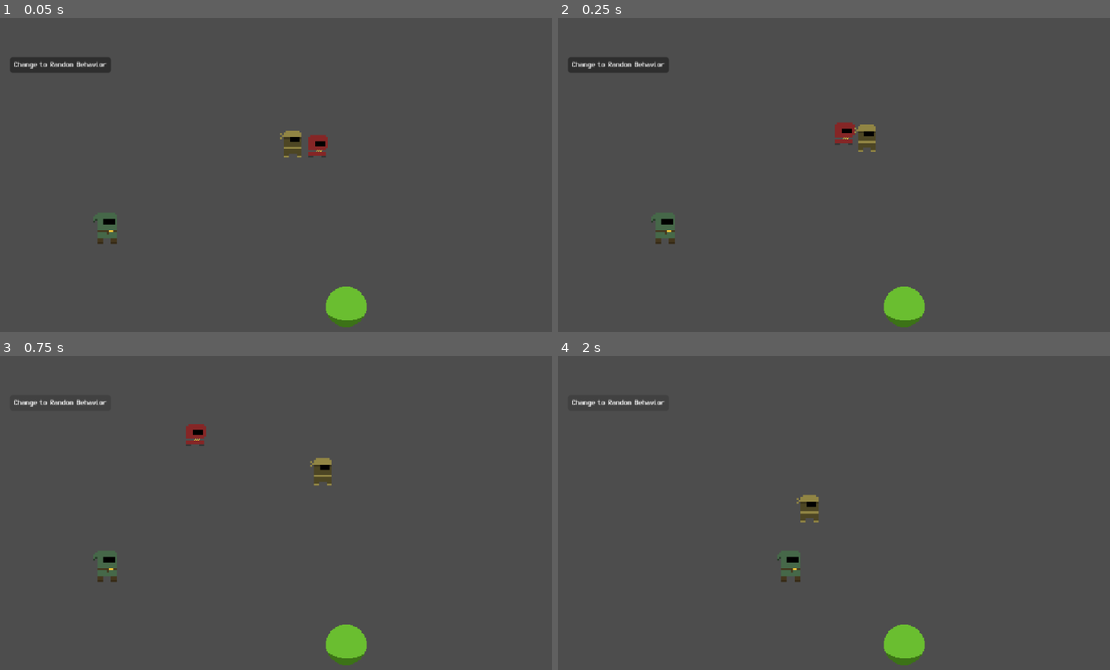
Above: before the commit, frames 1-4 (two rows, left to right).
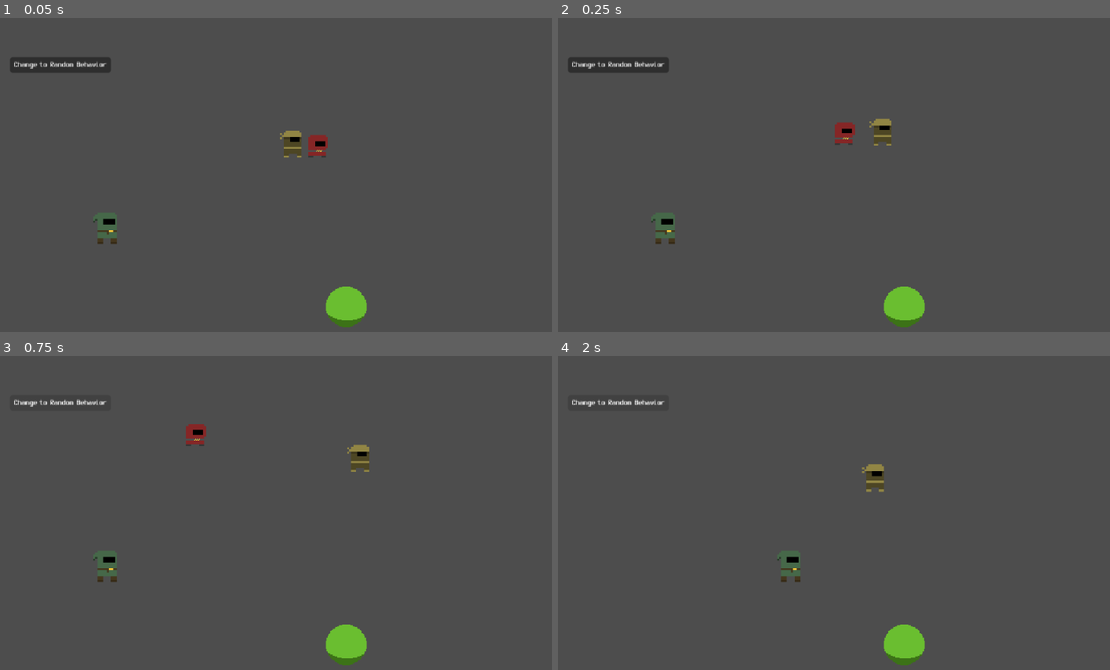
Above: after the commit, the same moments.

Repository: refrka/123Rpg
Game: Godot game, scene res://game_root.tscn
Same seed, same stepped clock (60 frames per second), same inputs: the game is played once before the commit and once after it.
Inputs:
- Up to frame 1 (0.05 s): no input
- Up to frame 2 (0.25 s): no input
- Up to frame 3 (0.75 s): click "Change to Random Behavior" at 0.5 s
- Up to frame 4 (2 s): hold D (move_right) from 1.28 s (still down); hold E (interact) from 1.28 s (still down)

Frame 1 is identical in both runs. In frame 2, 0.5% of the frame differs, in the area x 53-61%, y 32-43%; in frame 3, 0.5%; in frame 4, 0.6%, in the area x 43-60%, y 34-54%.

Commit message:
Interaction cycle, force interaction

Diff:
--- a/autoloads/Game.gd
+++ b/autoloads/Game.gd
@@ -48,3 +48,15 @@
 func is_paused() -> bool:
 
 	return get_tree().paused
+
+
+
+
+
+
+
+
+
+func get_player() -> Player:
+
+	return get_tree().get_first_node_in_group("player")
--- a/entity/character_node.tscn
+++ b/entity/character_node.tscn
@@ -4,12 +4,12 @@
 [ext_resource type="PackedScene" uid="uid://nwjblhn74vti" path="res://system/sensor/hitbox.tscn" id="2_0rdkl"]
 [ext_resource type="Script" uid="uid://dlwkufpih1aj5" path="res://system/sensor/sensor.gd" id="2_mbyps"]
 [ext_resource type="PackedScene" uid="uid://bffwx4v3ji1jf" path="res://system/sensor/hurtbox.tscn" id="3_cxnu7"]
+[ext_resource type="Script" uid="uid://cof878q5h4vvk" path="res://system/sensor/interaction_sensor.gd" id="5_cku0k"]
 [ext_resource type="Script" uid="uid://bwq7g52j8dk61" path="res://system/state/state_machine.gd" id="5_jg2qq"]
 [ext_resource type="Script" uid="uid://l42xar04t01" path="res://system/component/movement_component.gd" id="5_pgotb"]
 [ext_resource type="Script" uid="uid://crnnq4ahqtcv3" path="res://system/component/behavior_component.gd" id="6_0hq70"]
 [ext_resource type="Script" uid="uid://b3q8vdqgq8oib" path="res://system/component/combat_component.gd" id="7_22lai"]
 [ext_resource type="Script" uid="uid://ce5sc78pccbjh" path="res://system/component/health_component.gd" id="8_8mhx1"]
-[ext_resource type="Script" uid="uid://bcfls24p4qdwo" path="res://system/component/interaction_component.gd" id="9_udydy"]
 [ext_resource type="Script" uid="uid://b3tm6gbbprkmc" path="res://system/component/effects_component.gd" id="10_me77t"]
 [ext_resource type="Script" uid="uid://5oeo0b2of4ao" path="res://system/component/navigation_component.gd" id="11_me77t"]
 [ext_resource type="Script" uid="uid://chey2k08sd5y4" path="res://system/state/combat_idle_state.gd" id="12_8mhx1"]
@@ -61,8 +61,8 @@
 
 [node name="InteractionSensor" type="Area2D" parent="." unique_id=835967870]
 collision_layer = 0
-collision_mask = 0
-script = ExtResource("2_mbyps")
+collision_mask = 3
+script = ExtResource("5_cku0k")
 
 [node name="CollisionShape2D" type="CollisionShape2D" parent="InteractionSensor" unique_id=1415403427]
 debug_color = Color(0.79, 0.42133337, 0, 0.019607844)
@@ -89,9 +89,6 @@
 
 [node name="HealthComponent" type="Node" parent="ComponentRoot" unique_id=29735072]
 script = ExtResource("8_8mhx1")
-
-[node name="InteractionComponent" type="Node" parent="ComponentRoot" unique_id=1001188744]
-script = ExtResource("9_udydy")
 
 [node name="EffectsComponent" type="Node" parent="ComponentRoot" unique_id=1459866721]
 script = ExtResource("10_me77t")
--- a/entity/characters/enemies/bandit.tscn
+++ b/entity/characters/enemies/bandit.tscn
@@ -3,7 +3,6 @@
 [ext_resource type="PackedScene" uid="uid://bcb5k64hx4wh8" path="res://entity/character_node.tscn" id="1_iayho"]
 [ext_resource type="Resource" uid="uid://devqgpk1w5t0y" path="res://entity/characters/enemies/bandit_def.tres" id="2_nx6jw"]
 [ext_resource type="Texture2D" uid="uid://dcj2j4rcaqsdd" path="res://entity/characters/enemies/bandit_sprite.png" id="2_ub2v2"]
-[ext_resource type="Script" uid="uid://rptsln3jgi3t" path="res://system/component/interactable_component.gd" id="4_uw5eg"]
 
 [sub_resource type="AtlasTexture" id="AtlasTexture_nx6jw"]
 atlas = ExtResource("2_ub2v2")
@@ -64,9 +63,5 @@
 [node name="CenterMarker" parent="." index="5" unique_id=1102797740]
 position = Vector2(0, -11)
 
-[node name="InteractableComponent" type="Node" parent="ComponentRoot" parent_id_path=PackedInt32Array(1298652872) index="7" unique_id=1616986966]
-script = ExtResource("4_uw5eg")
-metadata/_custom_type_script = "uid://rptsln3jgi3t"
-
 [editable path="VisualRoot/CombatVisualRoot/CombatSprite/CombatHitbox"]
 [editable path="BodyHurtbox"]
--- a/entity/characters/enemies/thief.tscn
+++ b/entity/characters/enemies/thief.tscn
@@ -3,6 +3,7 @@
 [ext_resource type="PackedScene" uid="uid://bcb5k64hx4wh8" path="res://entity/character_node.tscn" id="1_7fyac"]
 [ext_resource type="Texture2D" uid="uid://wkjxgcn70ei3" path="res://entity/characters/enemies/thief_sprite.png" id="2_bqkhk"]
 [ext_resource type="Resource" uid="uid://dnb55qcchd324" path="res://entity/characters/enemies/thief_def.tres" id="2_g2erd"]
+[ext_resource type="Script" uid="uid://d2slfsrbftgcw" path="res://system/component/interactable_component.gd" id="4_lr5gl"]
 
 [sub_resource type="AtlasTexture" id="AtlasTexture_g2erd"]
 atlas = ExtResource("2_bqkhk")
@@ -64,5 +65,9 @@
 [node name="CenterMarker" parent="." index="5" unique_id=1102797740]
 position = Vector2(0, -11)
 
+[node name="InteractableComponent" type="Node" parent="ComponentRoot" parent_id_path=PackedInt32Array(1298652872) index="6" unique_id=582508648]
+script = ExtResource("4_lr5gl")
+metadata/_custom_type_script = "uid://d2slfsrbftgcw"
+
 [editable path="VisualRoot/CombatVisualRoot/CombatSprite/CombatHitbox"]
 [editable path="BodyHurtbox"]
--- a/entity/characters/enemies/thief_def.tres
+++ b/entity/characters/enemies/thief_def.tres
@@ -8,7 +8,7 @@
 [ext_resource type="Script" uid="uid://d00xm1l5u6bf1" path="res://system/command/command.gd" id="4_yuoec"]
 [ext_resource type="Script" uid="uid://bmj3ig5p45sje" path="res://system/command/move_to_position_command.gd" id="5_f0ixx"]
 [ext_resource type="Script" uid="uid://rbg77ld041kx" path="res://system/command/move_to_entity_command.gd" id="6_0yde7"]
-[ext_resource type="Script" uid="uid://cygl0q6xi11rl" path="res://system/command/interact_with_entity_command.gd" id="7_5on3h"]
+[ext_resource type="Script" uid="uid://ba6thtkw6h53" path="res://system/command/force_player_interaction_command.gd" id="7_5on3h"]
 
 [sub_resource type="Resource" id="Resource_yuoec"]
 script = ExtResource("5_f0ixx")
@@ -52,13 +52,12 @@
 script = ExtResource("6_0yde7")
 metadata/_custom_type_script = "uid://rbg77ld041kx"
 
-[sub_resource type="Resource" id="Resource_g2erd"]
+[sub_resource type="Resource" id="Resource_cmfsp"]
 script = ExtResource("7_5on3h")
-metadata/_custom_type_script = "uid://cygl0q6xi11rl"
 
 [sub_resource type="Resource" id="Resource_tw7lw"]
 script = ExtResource("3_f0ixx")
-phase_commands = Array[ExtResource("4_yuoec")]([SubResource("Resource_0o8ui"), SubResource("Resource_g2erd")])
+phase_commands = Array[ExtResource("4_yuoec")]([SubResource("Resource_0o8ui"), SubResource("Resource_cmfsp")])
 metadata/_custom_type_script = "uid://b4ot86r6gtxvc"
 
 [sub_resource type="Resource" id="Resource_qtcbl"]
@@ -83,7 +82,6 @@
 [resource]
 script = ExtResource("1_lhok0")
 behavior_profile = SubResource("Resource_lr5gl")
-move_speed = 90.0
 entity_id = &"thief"
 display_name = "Thief"
 dialogue_library = SubResource("Resource_rgyib")
--- a/entity/entity_node.gd
+++ b/entity/entity_node.gd
@@ -44,6 +44,18 @@
 
 		state_machine._initialize(self)
 
+	if interaction_sensor:
+
+		interaction_sensor.initialize(self)
+
+	if body_hurtbox:
+
+		body_hurtbox.initialize(self)
+
+	if combat_hitbox:
+
+		combat_hitbox.initialize(self)
+
 
 
 
@@ -78,6 +90,18 @@
 
 
 
+func get_interactable_component() -> InteractableComponent:
+
+	for component in component_root.get_children():
+
+		if component is InteractableComponent:
+
+			return component
+
+	return null
+
+
+
 
 
 
@@ -103,6 +127,18 @@
 
 		state_machine._activate()
 
+	if interaction_sensor:
+
+		interaction_sensor.activate()
+
+	if body_hurtbox:
+
+		body_hurtbox.activate()
+
+	if combat_hitbox:
+
+		combat_hitbox.activate()
+
 
 
 
@@ -123,6 +159,18 @@
 
 		state_machine._deactivate()
 
+	if interaction_sensor:
+
+		interaction_sensor.deactivate()
+
+	if body_hurtbox:
+
+		body_hurtbox.deactivate()
+
+	if combat_hitbox:
+
+		combat_hitbox.deactivate()
+
 
 
 
@@ -131,17 +179,3 @@
 func is_busy() -> bool:
 
 	return state_machine.current_body_state is BodyBusyState
-
-
-
-
-
-func get_interactable_component() -> InteractableComponent:
-
-	for component in component_root.get_children():
-
-		if component is InteractableComponent:
-
-			return component
-
-	return null
--- a/entity/objects/resources/resource_bush.tscn
+++ b/entity/objects/resources/resource_bush.tscn
@@ -42,4 +42,34 @@
 position = Vector2(0, -21)
 shape = SubResource("CircleShape2D_ourmy")
 
+[node name="ResourceComponent" parent="ComponentRoot" parent_id_path=PackedInt32Array(1707679954) index="2" unique_id=1759899807 node_paths=PackedStringArray("progress_bar")]
+progress_bar = NodePath("../../Control/ProgressBar")
+interaction_duration = 0.5
+
+[node name="Control" type="Control" parent="." index="6" unique_id=457003408]
+layout_mode = 3
+anchors_preset = 7
+anchor_left = 0.5
+anchor_top = 1.0
+anchor_right = 0.5
+anchor_bottom = 1.0
+offset_left = -20.0
+offset_top = -40.0
+offset_right = 20.0
+grow_horizontal = 2
+grow_vertical = 0
+
+[node name="ProgressBar" type="ProgressBar" parent="Control" index="0" unique_id=1735431074]
+custom_minimum_size = Vector2(40, 0)
+layout_mode = 1
+anchors_preset = 5
+anchor_left = 0.5
+anchor_right = 0.5
+offset_left = -20.0
+offset_top = -8.0
+offset_right = 20.0
+offset_bottom = 4.0
+grow_horizontal = 2
+size_flags_horizontal = 4
+
 [editable path="BodyHurtbox"]
--- a/interaction/interaction.gd
+++ /dev/null
@@ -1,75 +0,0 @@
-class_name Interaction extends RefCounted
-
-
-signal completed
-
-
-enum Status {
-
-	INACTIVE,
-
-	ACTIVE,
-
-	PENDING,
-
-	COMPLETE,
-
-	CANCELLED,
-
-}
-
-
-# Types:
-
-# - Instant (flip a switch)
-# - Duration (harvest a plant)
-# - Toggle (open/close dialogue or container)
-
-
-
-var actor: EntityNode
-
-var target_entity: EntityNode
-
-var status: Status
-
-var timer:= 0.0
-
-
-
-
-func set_status(_status: Status) -> void:
-
-	status = _status
-
-	if status == Status.COMPLETE:
-
-		completed.emit()
-
-
-
-func tick(delta: float) -> void:
-
-	timer -= delta
-
-	if timer <= 0.0:
-
-		set_status(Status.COMPLETE)
-
-
-
-static func start_new(_actor: EntityNode, _target_entity: EntityNode) -> Interaction:
-
-	var interaction = Interaction.new()
-
-	interaction.actor = _actor
-
-	interaction.target_entity = _target_entity
-
-	interaction.set_status(Status.ACTIVE)
-
-	var interactable_component = interaction.target_entity.get_interactable_component()
-
-	interaction.timer = interactable_component._get_duration()
-
-	return interaction
--- a/player/player.tscn
+++ b/player/player.tscn
@@ -6,7 +6,7 @@
 [ext_resource type="Script" uid="uid://cfhgu5c81fw1w" path="res://system/component/input_component.gd" id="2_rkbax"]
 [ext_resource type="Resource" uid="uid://de86yi014b1de" path="res://player/player_def.tres" id="2_yw30f"]
 [ext_resource type="Script" uid="uid://c1ab0ojesdubb" path="res://system/state/body_moving_state.gd" id="5_qjkh3"]
-[ext_resource type="Script" uid="uid://rptsln3jgi3t" path="res://system/component/interactable_component.gd" id="6_boad6"]
+[ext_resource type="Script" uid="uid://bcfls24p4qdwo" path="res://system/component/interaction_component.gd" id="6_boad6"]
 
 [sub_resource type="AtlasTexture" id="AtlasTexture_yw30f"]
 atlas = ExtResource("2_g1dw6")
@@ -72,9 +72,9 @@
 [node name="InputComponent" type="Node" parent="ComponentRoot" parent_id_path=PackedInt32Array(1298652872) index="6" unique_id=1505771537]
 script = ExtResource("2_rkbax")
 
-[node name="InteractableComponent" type="Node" parent="ComponentRoot" parent_id_path=PackedInt32Array(1298652872) index="8" unique_id=641637313]
+[node name="InteractionComponent" type="Node" parent="ComponentRoot" parent_id_path=PackedInt32Array(1298652872) index="7" unique_id=367282751]
 script = ExtResource("6_boad6")
-metadata/_custom_type_script = "uid://rptsln3jgi3t"
+metadata/_custom_type_script = "uid://bcfls24p4qdwo"
 
 [node name="BodyMovingState" type="Node" parent="StateMachine/BodyRoot" parent_id_path=PackedInt32Array(1947284531) index="1" unique_id=1193616849]
 script = ExtResource("5_qjkh3")
--- /dev/null
+++ b/system/command/force_player_interaction_command.gd
@@ -0,0 +1,33 @@
+class_name ForcePlayerInteractionCommand extends Command
+
+
+
+
+
+
+func _execute(_blackboard: Blackboard) -> Result:
+
+	super(_blackboard)
+
+	var player = Game.get_player()
+
+	var player_interaction_component = player.get_component(InteractionComponent)
+
+	player_interaction_component.interaction_ended.connect(_on_interaction_ended, CONNECT_ONE_SHOT)
+
+	player_interaction_component.force_start_interaction(_get_actor())
+
+	_set_result(Result.PENDING)
+
+	return result
+
+
+
+
+
+
+func _on_interaction_ended() -> void:
+
+	_set_result(Result.SUCCESS)
+
+	command_executed.emit()
--- a/system/component/input_component.gd
+++ b/system/component/input_component.gd
@@ -36,6 +36,7 @@
 
 
 
+
 func _unhandled_input(event: InputEvent) -> void:
 
 	if !active:
--- a/system/component/interactable_component.gd
+++ b/system/component/interactable_component.gd
@@ -1,8 +1,65 @@
 class_name InteractableComponent extends Component
 
 
+signal end_requested
+
+
+@export var progress_bar: ProgressBar
 
 @export var interaction_duration:= 0.0
+
+
+
+
+
+
+func _initialize(_entity: EntityNode) -> void:
+
+	super(_entity)
+
+	if progress_bar:
+
+		progress_bar.max_value = interaction_duration
+
+		progress_bar.hide()
+
+
+
+
+
+func update_timer(timer_value: float) -> void:
+
+	var value = interaction_duration - timer_value
+
+	progress_bar.value = value
+
+
+
+
+func _start() -> void:
+
+	var dialogue_overlay = UI.activate_overlay(DialogueOverlay)
+
+	dialogue_overlay.overlay_closed.connect(_on_dialogue_overlay_closed, CONNECT_ONE_SHOT)
+
+
+
+
+func _cancel() -> void:
+
+	pass
+
+
+
+
+func _complete() -> void:
+
+	pass
+
+
+
+
+
 
 
 
@@ -10,3 +67,13 @@
 func _get_duration() -> float:
 
 	return interaction_duration
+
+
+
+
+
+
+
+func _on_dialogue_overlay_closed() -> void:
+
+	end_requested.emit()
--- a/system/component/interaction_component.gd
+++ b/system/component/interaction_component.gd
@@ -1,14 +1,53 @@
 class_name InteractionComponent extends Component
 
 
-
-
-var current_interaction: Interaction
-
-
-
-
-
+signal interaction_started
+
+signal interaction_ended
+
+
+# ==========================================
+#
+# Dialogue Interactions
+#	- Dialogue can be initiated by the player or force-started by an entity
+#	- The target Interactable is in charge of activating/deactivating dialogue UI
+#		- Force-start: A ForceStartDialogueCommand accesses the player's InteractionComponent
+#		and calls force_start_interaction() with the entity referece as argument.
+#
+# Ending interactions
+#	- The Interactable can end the interaction with an end_requested signal
+#		- When DialogueOverlay is closed, overlay_closed signal is heard and end_requested is emitted
+#			- InteractionOverlay? The overlay needs some way to hear/accept/receive the interaction input to
+#			close the interaction
+#	- The Interaction can be cancelled by releasing the input while a timer is active
+#	- Interactions can be force-ended if required
+#
+# Completing interactions
+#	- An interaction is "completed" only if the interaction has an outcome or result
+#		- Instant completion: Activating a switch, toggling something
+#		- Delayed completion: "Turning in" required items via specific UI; timed use interactions like harvesting
+#		- No completion: Standard dialogue
+#
+#
+# Interaction
+#	- Active
+#	- Cancelled
+#	- Ended
+#	- Completed
+#
+# ==========================================
+
+
+
+
+
+
+
+var current_target_entity: EntityNode
+
+var current_target_interactable_component: InteractableComponent
+
+var interaction_timer:= 0.0
 
 
 
@@ -30,64 +69,124 @@
 
 
 
-func get_interaction_status() -> Interaction.Status:
-
-	if current_interaction:
-
-		return current_interaction.status
-
-	return Interaction.Status.INACTIVE
-
-
-
-
-
-
-func _can_interact(target_entity: EntityNode) -> bool:
-
-	var interactable_component = target_entity.get_interactable_component()
-
-	if !interactable_component:
-
-		return false
+
+func force_start_interaction(target_entity: EntityNode) -> void:
+
+	_start_interaction(target_entity)
+
+
+
+
+
+
+func force_end_interaction() -> void:
+
+	_end_interaction()
+
+
+
+
+
+
+
+
+
+
+
+
+
+
+func _start_interaction(target_entity: EntityNode) -> void:
+
+	current_target_entity = target_entity
+
+	current_target_interactable_component = current_target_entity.get_interactable_component()
+
+	current_target_interactable_component.end_requested.connect(_on_interactable_end_requested)
+
+	interaction_timer = current_target_interactable_component._get_duration()
+
+	entity.state_machine.request_state(BodyInteractingState)
+
+	target_entity.state_machine.request_state(BodyInteractingState)
+
+	interaction_timer = current_target_interactable_component._get_duration()
+
+	current_target_interactable_component._start()
+
+	interaction_started.emit()
+
+
+
+
+
+
+
+func _end_interaction() -> void:
+
+	current_target_interactable_component.end_requested.disconnect(_on_interactable_end_requested)
+
+	entity.state_machine.request_state(BodyIdleState)
+
+	current_target_entity.state_machine.request_state(BodyIdleState)
+
+	current_target_interactable_component = null
+
+	current_target_entity = null
+
+	interaction_timer = 0.0
+
+	interaction_ended.emit()
+
+
+
+
+
+func _cancel_interaction() -> void:
+
+	current_target_interactable_component._cancel()
+
+	_end_interaction()
+
+
+
+
+
+func _complete_interaction() -> void:
+
+	current_target_interactable_component._complete()
+
+	_end_interaction()
+
+
+
+
+
+func _timeout_interaction() -> void:
+
+	_complete_interaction()
+
+
+
+
+
+
+
+func _can_interact_with(target_entity: EntityNode) -> bool:
 
 	return true
 
 
 
-
-
-func _start_interaction(target_entity: EntityNode) -> void:
-
-	if current_interaction:
-
-		_end_interaction()
-
-	current_interaction = Interaction.start_new(entity, target_entity)
-
-
-
-
-
-
-
-
-func _end_interaction() -> void:
-
-	match current_interaction.status:
-
-		Interaction.Status.PENDING:
-
-			current_interaction.set_status(Interaction.Status.CANCELLED)
-
-
-
-
-
-
-
-
-
+func _can_end_interaction() -> bool:
+
+	return true
+
+
+
+func _is_interacting() -> bool:
+
+	return entity.state_machine.current_body_state is BodyInteractingState
 
 
 
@@ -99,13 +198,26 @@
 
 func _on_interact_pressed() -> void:
 
-	pass
+	var entity_node = entity.interaction_sensor.get_nearest_entity()
+
+	if entity_node:
+
+		_start_interaction(entity_node)
 
 
 
 func _on_interact_released() -> void:
 
-	pass
+	if _is_interacting() and interaction_timer > 0.0:
+
+		_cancel_interaction()
+
+
+
+
+func _on_interactable_end_requested() -> void:
+
+	_end_interaction()
 
 
 
@@ -124,6 +236,12 @@
 
 		return
 
-	if get_interaction_status() == Interaction.Status.PENDING:
-
-		current_interaction.tick(delta)
+	if interaction_timer > 0.0:
+
+		interaction_timer -= delta
+
+		current_target_interactable_component.update_timer(interaction_timer)
+
+		if interaction_timer <= 0.0:
+
+			_timeout_interaction()
--- a/system/component/resource_component.gd
+++ b/system/component/resource_component.gd
@@ -1 +1,29 @@
 class_name ResourceComponent extends InteractableComponent
+
+
+
+
+
+
+
+
+
+func _start() -> void:
+
+	progress_bar.show()
+
+
+
+
+
+func _cancel() -> void:
+
+	progress_bar.hide()
+
+
+
+
+
+func _complete() -> void:
+
+	progress_bar.hide()
--- /dev/null
+++ b/system/sensor/interaction_sensor.gd
@@ -0,0 +1,17 @@
+class_name InteractionSensor extends Sensor
+
+
+
+
+
+
+
+func _on_body_entered_sensor(body: PhysicsBody2D) -> void:
+
+	if body is EntityNode:
+
+		var interactable_component = body.get_interactable_component()
+
+		if interactable_component:
+
+			super(body)
--- a/system/sensor/sensor.gd
+++ b/system/sensor/sensor.gd
@@ -68,6 +68,26 @@
 
 	_disconnect_signals()
 
+
+
+
+func get_nearest_entity() -> EntityNode:
+
+	var nearest_entity: EntityNode = null
+
+	var nearest_distance:= -INF
+
+	for _entity in entities:
+
+		var distance = entity.global_position.distance_to(_entity.global_position)
+
+		if !nearest_entity or distance < nearest_distance:
+
+			nearest_entity = _entity
+
+			nearest_distance = distance
+
+	return nearest_entity
 
 
 
Not shown, removed: interaction/interaction.gd.uid
Not shown, added: system/command/force_player_interaction_command.gd.uid
Not shown, changed: system/component/interactable_component.gd.uid
Not shown, added: system/sensor/interaction_sensor.gd.uid
